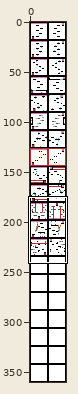
Pixel-art file -- Level_Design/Levels_v1.aseprite. Above: a wide view before the commit, with the close-up outlined.
Close-up. The starting point:
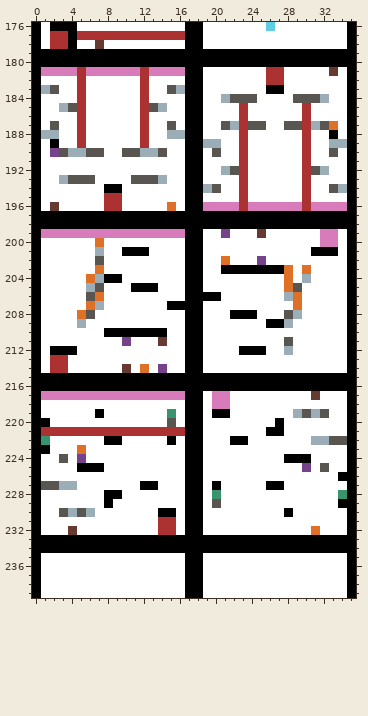
36x360 pixels, 1 frame. Shown: x 0..35, y 176..239.
New version:
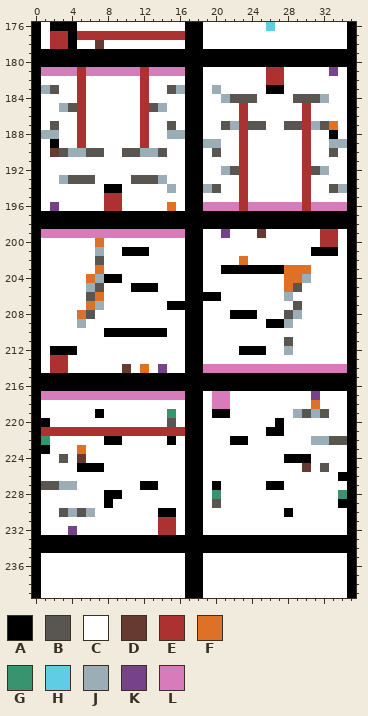
Palette (. is transparent): A #000000  B #595652  C #ffffff  D #663931  E #ac3232  F #df7126  G #37946e  H #5fcde4  J #9badb7  K #76428a  L #d77bba
Log entry: Fixed previously mentioned booboos
Difference:
The edit turns colour F into colour B in row 207 at x 29.
The edit turns colour D into colour C in row 211 at x 14.
The edit turns colour F into colour C in row 202 at x 21; in row 206 at x 29; in row 232 at x 31.
The edit turns colour K into colour C in row 202 at x 25; in row 211 at x 10.
The edit turns colour K into colour D in row 190 at x 2; in row 224 at x 5; in row 225 at x 30.
The edit turns colour L into colour E in rows 199 to 200 at x 32 to 33.
The edit turns colour C into colour F in row 202 at x 23; in rows 203 to 204 at x 29; in row 218 at x 31.
The edit turns colour C into colour J in row 183 at x 20; in row 194 at x 15.
The edit turns colour D into colour K in row 181 at x 33; in row 196 at x 2; in row 217 at x 31; in row 232 at x 4.
The edit turns colour C into colour L in row 214 at x 19 to 34.
